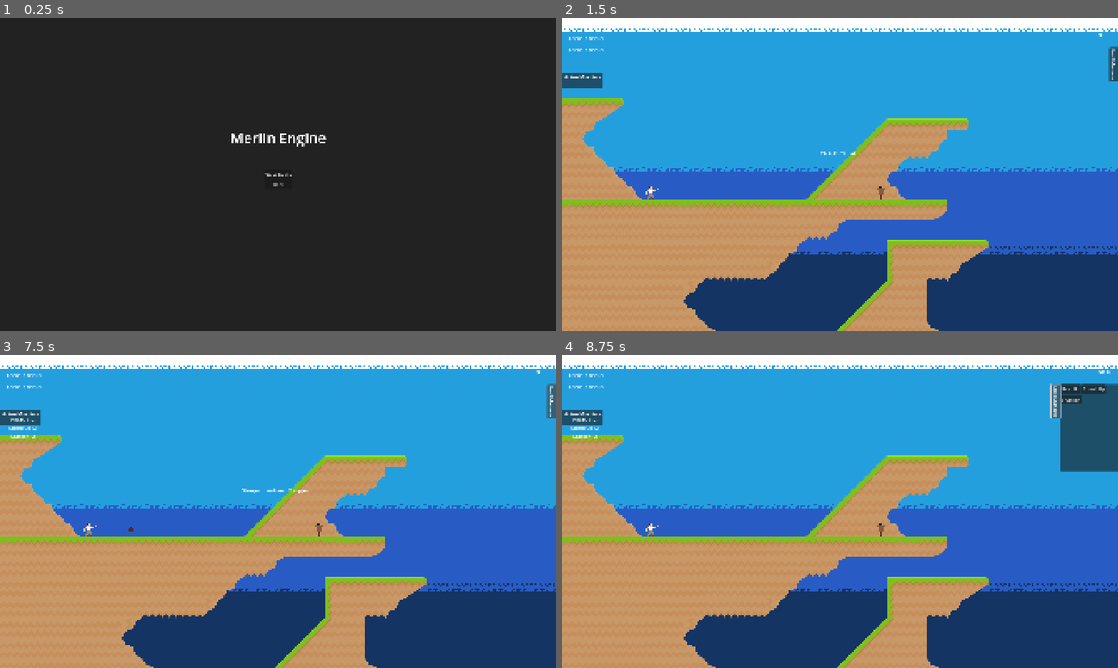
Above: before the commit, frames 1-4 (two rows, left to right).
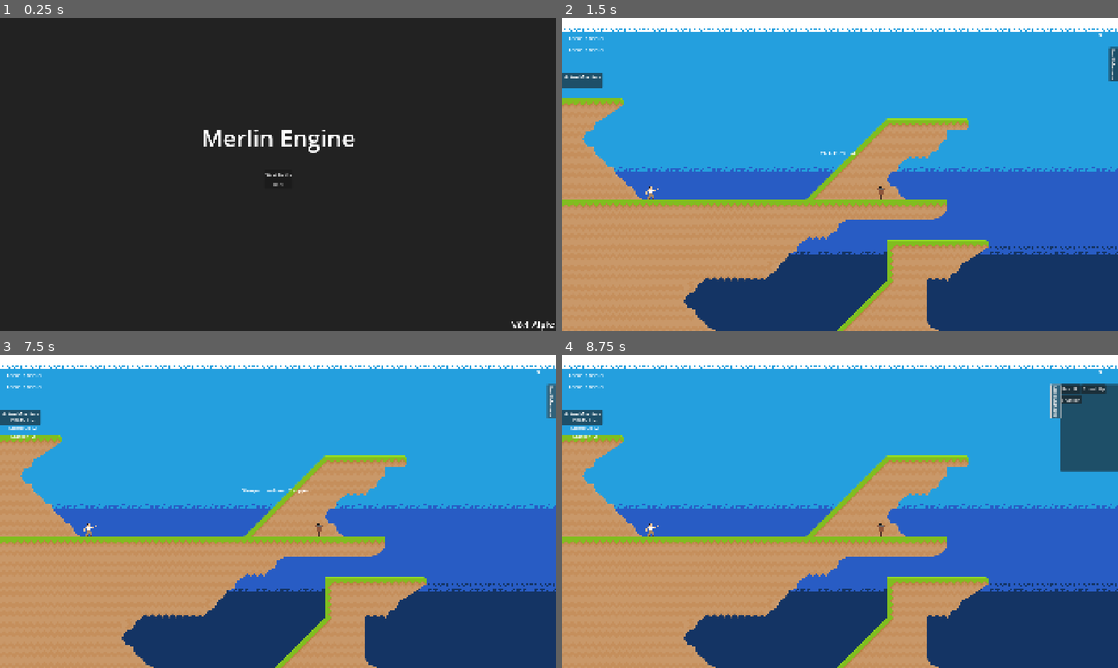
Above: after the commit, the same moments.

Repository: EonViljoen/MerlinEngine
Game: Godot game, scene res://scenes/mainSceneManager.tscn
The game is run twice, just before and just after one commit, with the same random seed, the same clock (stepped at 60 frames per second) and the same inputs. Before the commit the project starts from res://scenes/main.tscn.
Inputs:
- Up to frame 1 (0.25 s): no input
- Up to frame 2 (1.5 s): click "Start Battle" at 0.5 s; click "Start Battle" at 1.25 s
- Up to frame 3 (7.5 s): click "Spell Manager" at 2 s; click "Heat Up" at 2.75 s; click "Speed Up" at 3.5 s; click "Sharpen" at 4.25 s; click "Heat Up" at 5 s; click "Speed Up" at 5.75 s; click "Sharpen" at 6.5 s; click "Spell Manager" at 7.25 s
- Up to frame 4 (8.75 s): click "Spell Manager" at 8 s

The runs differ from the first frame. In frame 1, 0.8% of the frame differs, in the area x 36-100%, y 35-100%; in frame 2, nothing differs; in frame 3, less than 0.1%; in frame 4, less than 0.1%.
Error before the commit: Invalid access to property or key 'global_position' on a base object of type 'Nil'. (res://scripts/target.gd:41)
Error after the commit: Invalid call. Nonexistent function 'setPlayer' in base 'RigidBody2D (player.gd)'. (res://scripts/battle_scene.gd:6)

Commit message:
added return to start screen

Diff:
--- a/project.godot
+++ b/project.godot
@@ -11,13 +11,13 @@
 [application]
 
 config/name="Merlin Engine"
-run/main_scene="res://scenes/main.tscn"
+run/main_scene="res://scenes/mainSceneManager.tscn"
 config/features=PackedStringArray("4.4", "Forward Plus")
 config/icon="res://icon.svg"
 
 [autoload]
 
-Main="*res://scenes/main.tscn"
+MainSceneManager="*res://scenes/mainSceneManager.tscn"
 SignalBus="*res://scripts/global/signal_bus.gd"
 GlobalProjectileModifiers="*res://scripts/global/globalProjectileModifiers.gd"
 SpellManager="*res://scripts/managers/spell_manager.gd"
@@ -35,7 +35,7 @@
 
 ShootProjectile={
 "deadzone": 0.2,
-"events": [Object(InputEventMouseButton,"resource_local_to_scene":false,"resource_name":"","device":-1,"window_id":0,"alt_pressed":false,"shift_pressed":false,"ctrl_pressed":false,"meta_pressed":false,"button_mask":0,"position":Vector2(0, 0),"global_position":Vector2(0, 0),"factor":1.0,"button_index":1,"canceled":false,"pressed":false,"double_click":false,"script":null)
+"events": [Object(InputEventKey,"resource_local_to_scene":false,"resource_name":"","device":0,"window_id":0,"alt_pressed":false,"shift_pressed":false,"ctrl_pressed":false,"meta_pressed":false,"pressed":false,"keycode":69,"physical_keycode":0,"key_label":0,"unicode":0,"location":0,"echo":false,"script":null)
 ]
 }
 EnableDebug={
--- a/scenes/battle.tscn
+++ b/scenes/battle.tscn
@@ -1,6 +1,7 @@
-[gd_scene load_steps=11 format=3 uid="uid://bfrhvekglh4na"]
+[gd_scene load_steps=12 format=3 uid="uid://bfrhvekglh4na"]
 
 [ext_resource type="PackedScene" uid="uid://b7eaywkmkorfo" path="res://scenes/entities/Level.tscn" id="1_ijryt"]
+[ext_resource type="Script" uid="uid://bw3twrpr5sj0h" path="res://scripts/battle_scene.gd" id="1_yahae"]
 [ext_resource type="PackedScene" uid="uid://dtjaix5asacrc" path="res://scenes/entities/character.tscn" id="2_oh54f"]
 [ext_resource type="Texture2D" uid="uid://bh8a5yjoly66b" path="res://assets/art/player/Player_cape.png" id="3_m4gqw"]
 [ext_resource type="Texture2D" uid="uid://cvx5w4ddvmdyb" path="res://assets/art/player/Player_no_cape.png" id="4_epfx5"]
@@ -40,6 +41,7 @@
 }]
 
 [node name="Battle" type="Node2D"]
+script = ExtResource("1_yahae")
 
 [node name="Level" parent="." instance=ExtResource("1_ijryt")]
 
--- a/scenes/entities/UI/hud.tscn
+++ b/scenes/entities/UI/hud.tscn
@@ -94,14 +94,6 @@
 text = "..."
 autowrap_mode = 2
 
-[node name="ActiveModDebugLabel" type="Label" parent="Labels"]
-texture_filter = 1
-offset_left = 1138.0
-offset_top = 70.0
-offset_right = 1236.0
-offset_bottom = 318.0
-text = "..."
-
 [node name="ActiveModifiers" type="Node" parent="."]
 
 [node name="Panel" type="Panel" parent="ActiveModifiers"]
--- a/scenes/entities/character.tscn
+++ b/scenes/entities/character.tscn
@@ -1,7 +1,6 @@
-[gd_scene load_steps=10 format=3 uid="uid://dtjaix5asacrc"]
+[gd_scene load_steps=9 format=3 uid="uid://dtjaix5asacrc"]
 
 [ext_resource type="Script" uid="uid://cag0itqvkl1df" path="res://scripts/player.gd" id="1_om70c"]
-[ext_resource type="PackedScene" uid="uid://ca5elh2nhbprw" path="res://scenes/entities/projectile.tscn" id="2_pjt0s"]
 [ext_resource type="PackedScene" uid="uid://e03h7xl1wtdl" path="res://scenes/entities/shield.tscn" id="3_khvuq"]
 [ext_resource type="PackedScene" uid="uid://8o1nqe7w3p21" path="res://scenes/managers/projectile_modifier_manager.tscn" id="3_rk0cf"]
 [ext_resource type="PackedScene" uid="uid://cq2j3bxi52du5" path="res://scenes/managers/character_stat_manager.tscn" id="4_5x4g4"]
@@ -27,7 +26,6 @@
 spriteFrames = SubResource("SpriteFrames_khvuq")
 projectileModifierManager = NodePath("Managers/ProjectileModifierManager")
 characterStatManager = NodePath("Managers/CharacterStatManager")
-projectileScene = ExtResource("2_pjt0s")
 
 [node name="AnimatedSprite2D" type="AnimatedSprite2D" parent="."]
 texture_filter = 1
--- a/scenes/main.tscn
+++ /dev/null
@@ -1,6 +0,0 @@
-[gd_scene load_steps=2 format=3 uid="uid://xyrss33s1bnh"]
-
-[ext_resource type="Script" uid="uid://j6ygdtq2rd7l" path="res://scripts/main.gd" id="1_o5qli"]
-
-[node name="Main" type="Node"]
-script = ExtResource("1_o5qli")
--- /dev/null
+++ b/scenes/mainSceneManager.tscn
@@ -0,0 +1,6 @@
+[gd_scene load_steps=2 format=3 uid="uid://xyrss33s1bnh"]
+
+[ext_resource type="Script" uid="uid://j6ygdtq2rd7l" path="res://scripts/main_scene_manager.gd" id="1_q1v70"]
+
+[node name="MainSceneManager" type="Node"]
+script = ExtResource("1_q1v70")
--- a/scenes/start_screen.tscn
+++ b/scenes/start_screen.tscn
@@ -29,7 +29,7 @@
 offset_bottom = 22.82
 grow_horizontal = 2
 grow_vertical = 2
-theme_override_font_sizes/font_size = 50
+theme_override_font_sizes/font_size = 80
 text = "Merlin Engine"
 horizontal_alignment = 1
 
@@ -63,5 +63,19 @@
 grow_vertical = 2
 text = "Exit"
 
+[node name="Label2" type="Label" parent="Panel"]
+layout_mode = 1
+anchors_preset = 3
+anchor_left = 1.0
+anchor_top = 1.0
+anchor_right = 1.0
+anchor_bottom = 1.0
+offset_left = -40.0
+offset_top = -23.0
+grow_horizontal = 0
+grow_vertical = 0
+theme_override_font_sizes/font_size = 30
+text = "V0.1 Alpha"
+
 [connection signal="pressed" from="Panel/StartButton" to="." method="_on_start_button_pressed"]
 [connection signal="pressed" from="Panel/ExitButton" to="." method="_on_exit_button_pressed"]
--- /dev/null
+++ b/scripts/battle_scene.gd
@@ -0,0 +1,6 @@
+extends Node2D
+
+@onready var player: RigidBody2D = $Player
+
+func _ready() -> void:
+	player.setPlayer()
--- a/scripts/main.gd
+++ b/scripts/main_scene_manager.gd
@@ -15,6 +15,7 @@
 	loadStartScreen()
 
 func changeScene(scene: String) -> void:
+	print('loaded')
 	if currentScene:
 		currentScene.queue_free()
 
--- a/scripts/player.gd
+++ b/scripts/player.gd
@@ -1,4 +1,6 @@
 extends RigidBody2D
+
+var battleSceneReady: bool = false
 
 @export var spriteFrames : SpriteFrames
 @onready var sprite : AnimatedSprite2D = $AnimatedSprite2D
@@ -7,7 +9,7 @@
 @export var projectileModifierManager: ProjectileModifierManager
 @export var characterStatManager: CharacterStatManager
 
-@export var projectileScene: PackedScene
+#@export var projectileScene: PackedScene
 @export var decimalRoundingStep: float
 
 var castedSpell: SpellDataResource  # The selected spell (SpellDataResource)
@@ -19,13 +21,16 @@
 
 var characterStats: CharacterStatResource
 
-
 signal setHealthHUD
 signal setManaHUD
 signal setMessageHUD
 signal playerDamage
 
 func _ready() -> void:
+	await  get_tree().process_frame
+	get_viewport().gui_release_focus()
+	battleSceneReady = true
+
 	characterStats = characterStatManager.characterStatResource
 
 	SignalBus.updateModifiers.connect(_on_projectile_modifier_manager_active_modifiers_updated)
@@ -38,10 +43,10 @@
 	spellManager.loadSpells()
 
 func _process(_delta) -> void:
-	if Input.is_action_just_released("ShootProjectile"):
-		if get_viewport().gui_get_focus_owner():
-			return
+	if battleSceneReady and Input.is_action_just_released("ShootProjectile"):
 		shootProjectile()
+
+
 
 	if Input.is_action_pressed("UseShield"):
 		setShield()
@@ -136,6 +141,16 @@
 	characterStats.currentHealthAmount -= amount
 	playerDamage.emit(characterStats.currentHealthAmount, characterStats.maxHealthAmount)
 
+	if characterStats.currentHealthAmount < 0:
+		setMessageHUD.emit("You Died, Returning to Home Screen")
+		die()
+
+func die() -> void:
+	set_process_input(false)
+	set_physics_process(false)
+	await get_tree().create_timer(3.0).timeout
+	MainSceneManager.returnToStart()
+
 func _on_timer_timeout() -> void:
 	regenMana()
 
--- a/scripts/start_screen.gd
+++ b/scripts/start_screen.gd
@@ -2,7 +2,7 @@
 
 
 func _on_start_button_pressed() -> void:
-	get_node("/root/Main").loadBattleScene()
+	MainSceneManager.loadBattleScene()
 
 
 func _on_exit_button_pressed() -> void:
--- a/scripts/target.gd
+++ b/scripts/target.gd
@@ -31,7 +31,7 @@
 	if shooting:
 		var target = get_tree().get_first_node_in_group("Player")
 		randomize()
-		var enemyShotTimer = get_tree().create_timer(randi_range(enemyProjectileTimer, enemyProjectileTimer + enemyProjectileTimerRandomRange))
+		var enemyShotTimer = get_tree().create_timer(randf_range(enemyProjectileTimer, enemyProjectileTimer + enemyProjectileTimerRandomRange))
 
 		enemyShotTimer.timeout.connect(
 			func():
Not shown, added: scripts/battle_scene.gd.uid
Renamed: scripts/main.gd.uid -> scripts/main_scene_manager.gd.uid
